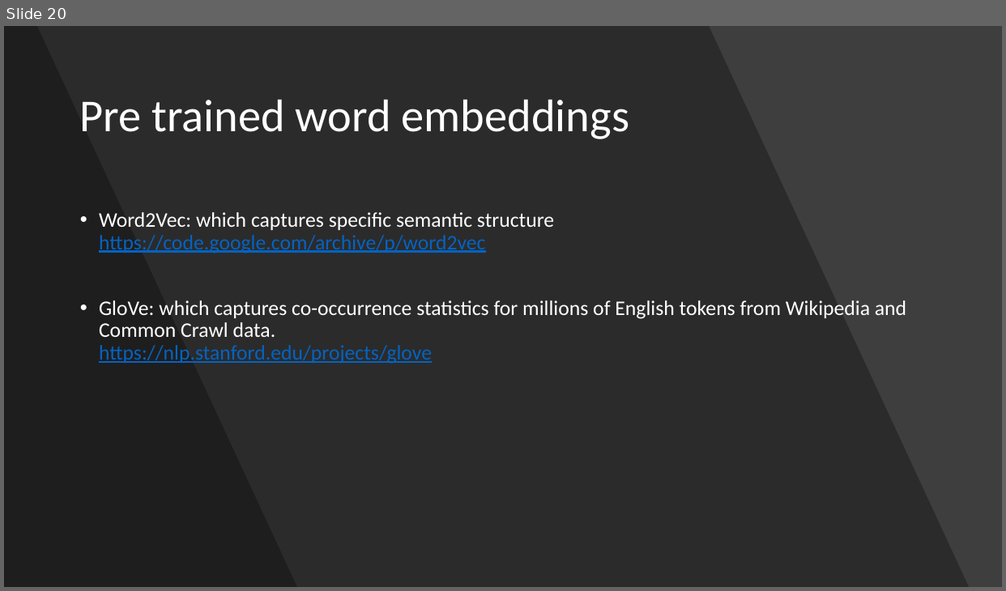
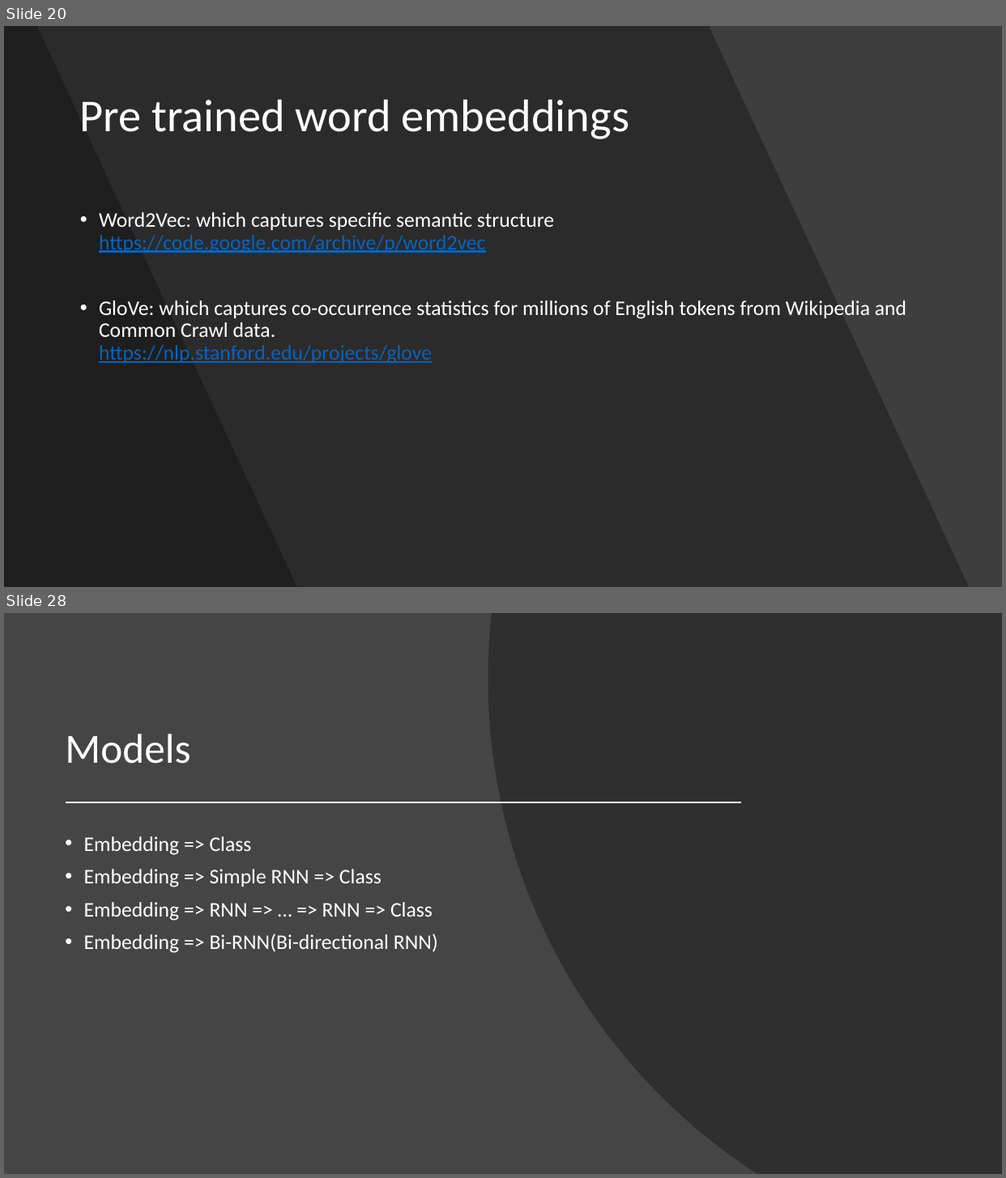
Before and after one commit to ravikg/deep-learning-nlp-kaggle-toxic-comment, a slide deck: ppt/workshop.pptx. Shown one above the other, each under a label of ours: slide 20 before the commit, slides 20 and 28 after it; the slides between them are not shown. The pictures are 1006x591 and 1006x1178 pixels, drawn with LibreOffice and Linux fonts; fonts in the diff are those of the drawing. Boxes give left, top, right and bottom in pixels: in the first picture for what was removed or moved away, otherwise in the second. Text is boxed around its words. In the diff, an @@ line names an element or a change of style, - is before the commit and + after.

```diff
--- a/ppt/workshop.pptx
+++ b/ppt/workshop.pptx
@@ slide 28 added at [4, 613, 1002, 1174], background #454545 @@
@@ freeform shape added at [488, 613, 1002, 1174], fill #262626 at 70% opacity @@
@@ title added at [65, 734, 190, 764], 40 pt, text #FFFFFF @@
+Models
@@ line added from (67, 803) to (740, 803), #FFFFFF 1.5 pt @@
@@ text added at [84, 837, 438, 953], 20 pt, text #FFFFFF @@
+• Embedding => Class
+• Embedding => Simple RNN => Class
+• Embedding => RNN => … => RNN => Class
+• Embedding => Bi-RNN(Bi-directional RNN)
```
Also in this commit, not shown: 2 slides changed, 31 other slides added, 1 slide removed, 4 other files.
